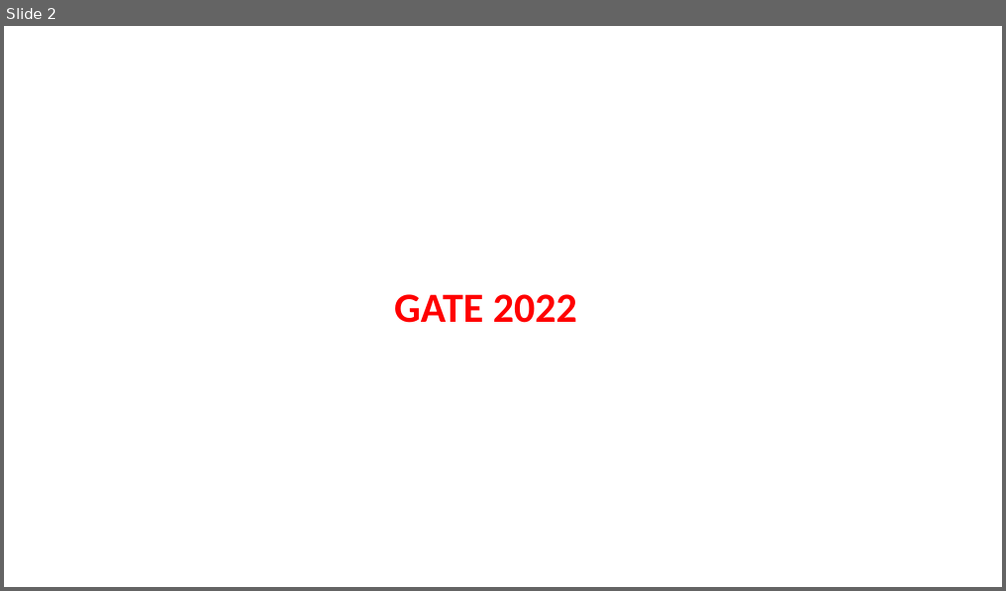
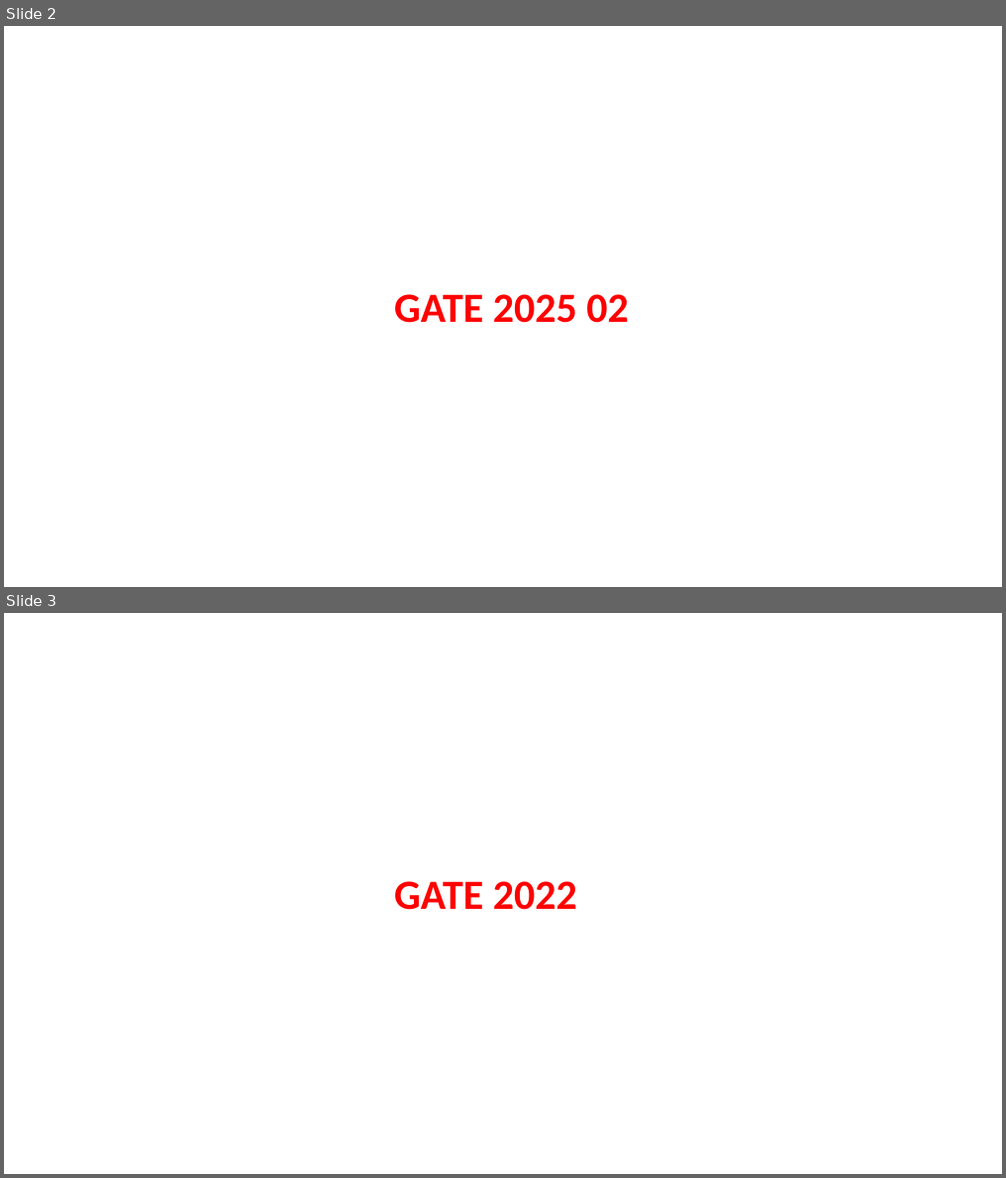
Before and after one commit to sakshamsharma99/College, a slide deck: GATE/Digital Logic 4%/PYQ.pptx. Shown one above the other, each under a label of ours: slide 2 before the commit, slides 2 and 3 after it. The pictures are 1006x591 and 1006x1178 pixels, drawn with LibreOffice and Linux fonts; fonts in the diff are those of the drawing. Boxes give left, top, right and bottom in pixels: in the first picture for what was removed or moved away, otherwise in the second. Text is boxed around its words. In the diff, an @@ line names an element or a change of style, - is before the commit and + after.

```diff
--- a/GATE/Digital Logic 4%/PYQ.pptx
+++ b/GATE/Digital Logic 4%/PYQ.pptx
@@ slide 2 added at box(4, 26, 1002, 587), background #FFFFFF @@
@@ text added at box(394, 294, 629, 323), 40 pt, text #FF0000, bold @@
+GATE 2025 02
@@ what was slide 2 is now slide 3 @@
```
Also in this commit, not shown: 2 other files.
